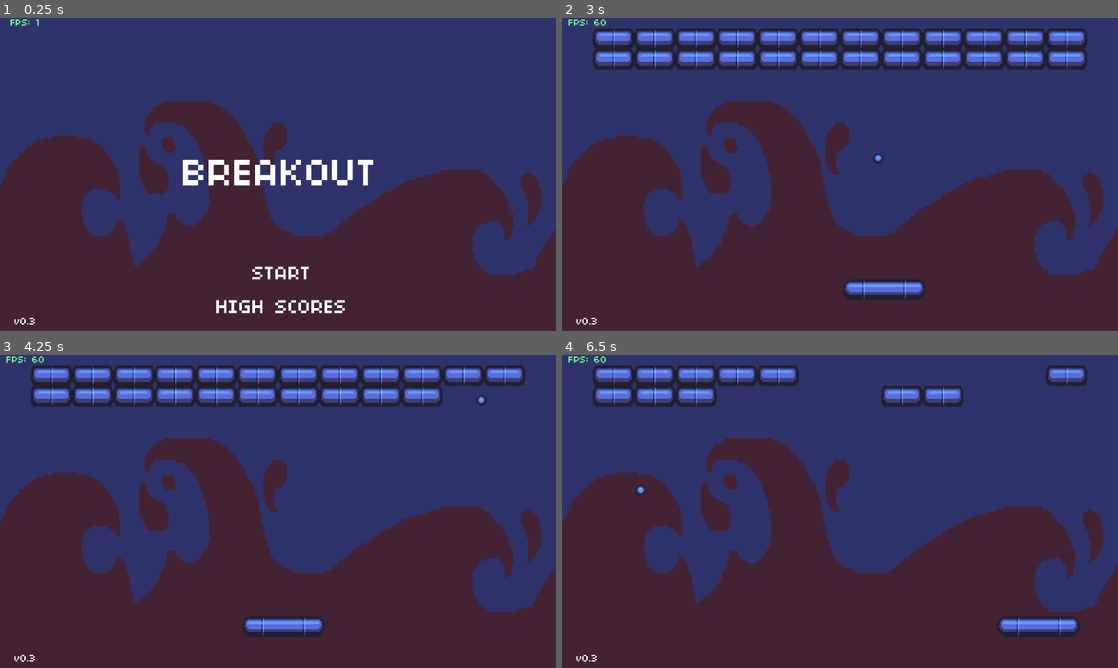
Above: before the commit, frames 1-4 (two rows, left to right).
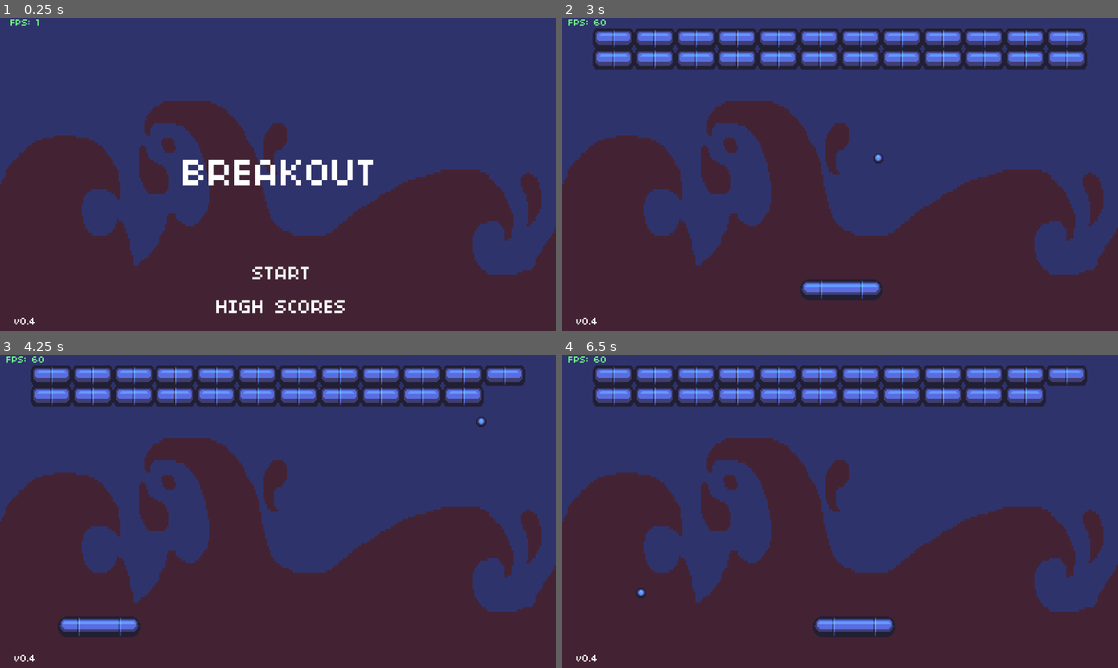
Above: after the commit, the same moments.

Repository: MzaxnaV/GodotGames
Game: Godot game, scene res://Scenes/Main.tscn
The game is run twice, just before and just after one commit, with the same random seed, the same clock (stepped at 60 frames per second) and the same inputs.
Inputs:
- Up to frame 1 (0.25 s): no input
- Up to frame 2 (3 s): click "START" at 0.5 s; click "START" at 1.25 s; click "HIGH SCORES" at 2 s; tap Enter at 2.75 s; hold Right (ui_right) from 2.78 s (still down)
- Up to frame 3 (4.25 s): release Right (ui_right) at 3.53 s; hold Left (ui_left) from 3.53 s (still down)
- Up to frame 4 (6.5 s): release Left (ui_left) at 4.28 s; hold Right (ui_right) 4.28-5.78 s; hold Left (ui_left) from 5.78 s (still down)

The runs differ from the first frame. In frame 1, less than 0.1% of the frame differs, in the area x 5-7%, y 95-98%; in frame 2, 1.1%; in frame 3, 2.2%; in frame 4, 6.2%, in the area x 5-94%, y 3-98%.

Commit message:
Collision Update

Diff:
--- a/Scenes/Brick.tscn
+++ b/Scenes/Brick.tscn
@@ -34,5 +34,3 @@
 [node name="CollisionShape2D" type="CollisionShape2D" parent="." index="1"]
 
 shape = SubResource( 1 )
-
-[connection signal="area_entered" from="." to="." method="_on_Brick_area_entered"]
--- a/Scenes/Game.tscn
+++ b/Scenes/Game.tscn
@@ -6,7 +6,7 @@
 [ext_resource path="res://Scenes/StartScreen.tscn" type="PackedScene" id=4]
 [ext_resource path="res://Scripts/states/PlayState.gd" type="Script" id=5]
 
-[node name="Game" type="Node" index="0"]
+[node name="Game" type="Node"]
 
 script = ExtResource( 1 )
 
--- a/Scenes/Main.tscn
+++ b/Scenes/Main.tscn
@@ -116,7 +116,7 @@
 size_flags_horizontal = 1
 size_flags_vertical = 4
 custom_fonts/font = ExtResource( 3 )
-text = "v0.3"
+text = "v0.4"
 align = 1
 valign = 1
 percent_visible = 1.0
--- a/Scenes/PlayScreen.tscn
+++ b/Scenes/PlayScreen.tscn
@@ -1,13 +1,12 @@
-[gd_scene load_steps=11 format=2]
+[gd_scene load_steps=10 format=2]
 
-[ext_resource path="res://Scripts/PlayScreen.gd" type="Script" id=1]
+[ext_resource path="res://Scripts/Level.gd" type="Script" id=1]
 [ext_resource path="res://Scripts/Paddle.gd" type="Script" id=2]
 [ext_resource path="res://Assets/Graphics/breakout.png" type="Texture" id=3]
 [ext_resource path="res://Scripts/Ball.gd" type="Script" id=4]
-[ext_resource path="res://Scripts/Level.gd" type="Script" id=5]
+[ext_resource path="res://Assets/Sounds/paddle_hit.wav" type="AudioStream" id=5]
 [ext_resource path="res://Assets/Sounds/brick-hit-2.wav" type="AudioStream" id=6]
-[ext_resource path="res://Assets/Sounds/paddle_hit.wav" type="AudioStream" id=7]
-[ext_resource path="res://Assets/Sounds/wall_hit.wav" type="AudioStream" id=8]
+[ext_resource path="res://Assets/Sounds/wall_hit.wav" type="AudioStream" id=7]
 
 [sub_resource type="RectangleShape2D" id=1]
 
@@ -19,7 +18,7 @@
 custom_solver_bias = 0.0
 radius = 4.0
 
-[node name="PlayScreen" type="Control"]
+[node name="PlayScreen" type="Control" index="0"]
 
 anchor_left = 0.0
 anchor_top = 0.0
@@ -33,9 +32,13 @@
 mouse_default_cursor_shape = 0
 size_flags_horizontal = 1
 size_flags_vertical = 1
+
+[node name="Level" type="Node" parent="." index="0"]
+
 script = ExtResource( 1 )
+posbyColour = [ Vector2( 0, 0 ), Vector2( 128, 0 ), Vector2( 64, 16 ), Vector2( 0, 32 ), Vector2( 128, 32 ) ]
 
-[node name="Paddle" type="Area2D" parent="." index="0"]
+[node name="Paddle" type="Area2D" parent="Level" index="0"]
 
 editor/display_folded = true
 position = Vector2( 217, 211 )
@@ -53,19 +56,19 @@
 "_edit_group_": true
 }
 
-[node name="paddle" type="Sprite" parent="Paddle" index="0"]
+[node name="paddle" type="Sprite" parent="Level/Paddle" index="0"]
 
 texture = ExtResource( 3 )
 region_enabled = true
 region_rect = Rect2( 32, 64, 64, 16 )
 _sections_unfolded = [ "Region" ]
 
-[node name="CollisionShape2D" type="CollisionShape2D" parent="Paddle" index="1"]
+[node name="CollisionShape2D" type="CollisionShape2D" parent="Level/Paddle" index="1"]
 
 shape = SubResource( 1 )
 _sections_unfolded = [ "Transform" ]
 
-[node name="Ball" type="Area2D" parent="." index="1"]
+[node name="Ball" type="Area2D" parent="Level" index="1"]
 
 editor/display_folded = true
 input_pickable = true
@@ -82,23 +85,27 @@
 "_edit_group_": true
 }
 
-[node name="ball" type="Sprite" parent="Ball" index="0"]
+[node name="ball" type="Sprite" parent="Level/Ball" index="0"]
 
 texture = ExtResource( 3 )
 region_enabled = true
 region_rect = Rect2( 96, 48, 8, 8 )
 _sections_unfolded = [ "Region" ]
 
-[node name="CollisionShape2D" type="CollisionShape2D" parent="Ball" index="1"]
+[node name="CollisionShape2D" type="CollisionShape2D" parent="Level/Ball" index="1"]
 
 shape = SubResource( 2 )
 
-[node name="Level" type="Node" parent="." index="2"]
+[node name="PaddleHitSound" type="AudioStreamPlayer" parent="Level" index="2"]
 
-script = ExtResource( 5 )
-posbyColour = [ Vector2( 0, 0 ), Vector2( 128, 0 ), Vector2( 64, 16 ), Vector2( 0, 32 ), Vector2( 128, 32 ) ]
+stream = ExtResource( 5 )
+volume_db = -30.0
+pitch_scale = 1.0
+autoplay = false
+mix_target = 0
+bus = "Master"
 
-[node name="BrickHitSound" type="AudioStreamPlayer" parent="Level" index="0"]
+[node name="BrickHitSound" type="AudioStreamPlayer" parent="Level" index="3"]
 
 stream = ExtResource( 6 )
 volume_db = -30.0
@@ -107,7 +114,7 @@
 mix_target = 0
 bus = "Master"
 
-[node name="PaddleHitSound" type="AudioStreamPlayer" parent="." index="3"]
+[node name="WallHitSound" type="AudioStreamPlayer" parent="Level" index="4"]
 
 stream = ExtResource( 7 )
 volume_db = -30.0
@@ -116,20 +123,11 @@
 mix_target = 0
 bus = "Master"
 
-[node name="WallHitSound" type="AudioStreamPlayer" parent="." index="4"]
-
-stream = ExtResource( 8 )
-volume_db = -30.0
-pitch_scale = 1.0
-autoplay = false
-mix_target = 0
-bus = "Master"
-
-[node name="breakout" type="Sprite" parent="." index="5"]
+[node name="breakout" type="Sprite" parent="." index="1"]
 
 position = Vector2( 0, 244 )
 texture = ExtResource( 3 )
 centered = false
 _sections_unfolded = [ "Transform" ]
 
-[connection signal="area_entered" from="Paddle" to="." method="_on_Paddle_area_entered"]
+[connection signal="area_entered" from="Level/Paddle" to="Level" method="_on_Paddle_area_entered"]
--- a/Scripts/Ball.gd
+++ b/Scripts/Ball.gd
@@ -49,4 +49,4 @@
 	position.x = CONSTANTS.VIRTUAL_WIDTH / 2 - 2
 	position.y = CONSTANTS.VIRTUAL_HEIGHT / 2 - 2
 
-	velocity = Vector2(rand_range(-200, 200), rand_range(-50, -60))
+	velocity = Vector2(rand_range(-200, 200), rand_range(-50, -60)).normalized() * 200
--- a/Scripts/Brick.gd
+++ b/Scripts/Brick.gd
@@ -1,11 +1,7 @@
 extends Area2D
 
-
-func init(brick_tex_pos, x, y):
+func init(level, brick_tex_pos, x, y):
 	$Sprite.set_region_rect(Rect2(brick_tex_pos.x, brick_tex_pos.y, 32, 16))
 	position.x = x
 	position.y = y
-
-func _on_Brick_area_entered(area):
-	get_parent().brick_sound.play()
-	queue_free()
+	connect("area_entered", level, "_on_Brick_area_entered", [self])
--- a/Scripts/Level.gd
+++ b/Scripts/Level.gd
@@ -1,7 +1,6 @@
 extends Node
 
 var brick = null
-onready var brick_sound = $BrickHitSound
 
 export var posbyColour = [
 	Vector2(0, 0),
@@ -13,6 +12,43 @@
 
 var Brick = preload("res://Scenes/Brick.tscn")
 
+func _ready():
+	generate_map()
+
+func _physics_process(delta):
+	if $Ball.boundBall():
+		$WallHitSound.play()
+
+func _on_Brick_area_entered(area, brick):
+	$BrickHitSound.play()
+
+	if $Ball.position.x - 2 < brick.position.x - 16 and $Ball.velocity.x > 0:
+		$Ball.velocity.x = -$Ball.velocity.x
+		$Ball.position.x = brick.position.x - 20
+	elif $Ball.position.x + 2 > brick.position.x + 16 and $Ball.velocity.x < 0:
+		$Ball.velocity.x = -$Ball.velocity.x
+		$Ball.position.x = brick.position.x + 20
+	elif $Ball.position.y < brick.position.y - 4:
+		$Ball.velocity.y = -$Ball.velocity.y
+		$Ball.position.y = brick.position.y - 12
+	else:
+		$Ball.velocity.y = -$Ball.velocity.y
+		$Ball.position.y = brick.position.y + 12
+
+	brick.queue_free()
+
+func _on_Paddle_area_entered(area):
+	$Ball.velocity.y = -$Ball.velocity.y
+
+	if $Ball.position.x < $Paddle.position.x and $Paddle.speed < 0:
+		$Ball.velocity.x = -50 + -(8 * ($Paddle.position.x - $Ball.position.x))
+	elif $Ball.position.x > $Paddle.position.x and $Paddle.speed > 0:
+		$Ball.velocity.x = 50 + 8 * abs($Paddle.position.x - $Ball.position.x)
+
+	$Ball.velocity = $Ball.velocity.normalized() * 200
+
+	$PaddleHitSound.play()
+
 func generate_map():
 	randomize()
 	var num_rows = 1 + randi() % 5
@@ -21,7 +57,8 @@
 	for y in range(1, num_rows+1):
 		for x in range(1, num_cols+1):
 			brick = Brick.instance()
-			brick.init(posbyColour[0],
+			brick.init(self,
+				posbyColour[0],
 				(x-1) * 32 + 8 + (13 - num_cols) * 16 + 16,
 				y * 16)
 			add_child(brick)
--- a/Scripts/Paddle.gd
+++ b/Scripts/Paddle.gd
@@ -3,8 +3,22 @@
 var skin = 1
 var size = 2
 
+var speed = 0
+
 func _ready():
 	change_paddle()
+
+func _input(event):
+	if event.is_action_pressed("ui_left"):
+		speed = -CONSTANTS.PADDLE_SPEED
+	elif event.is_action_pressed("ui_right"):
+		speed = CONSTANTS.PADDLE_SPEED
+
+	if event.is_action_released("ui_left") or event.is_action_released("ui_right"):
+		speed = 0
+
+func _process(delta):
+	position.x += speed * delta
 
 func change_paddle():
 	var x = 0
--- a/Scripts/PlayScreen.gd
+++ /dev/null
@@ -1,19 +0,0 @@
-extends Control
-
-func _ready():
-	$Level.generate_map()
-
-func _physics_process(delta):
-	if $Ball.boundBall():
-		$WallHitSound.play()
-
-func _process(delta):
-	if Input.is_action_pressed("ui_left"):
-		$Paddle.position.x -= CONSTANTS.PADDLE_SPEED * delta
-	elif Input.is_action_pressed("ui_right"):
-		$Paddle.position.x += CONSTANTS.PADDLE_SPEED * delta
-
-func _on_Paddle_area_entered(area):
-	$Ball.velocity.y = -$Ball.velocity.y
-	$Ball.position.y = $Paddle.position.y - 10
-	$PaddleHitSound.play()
